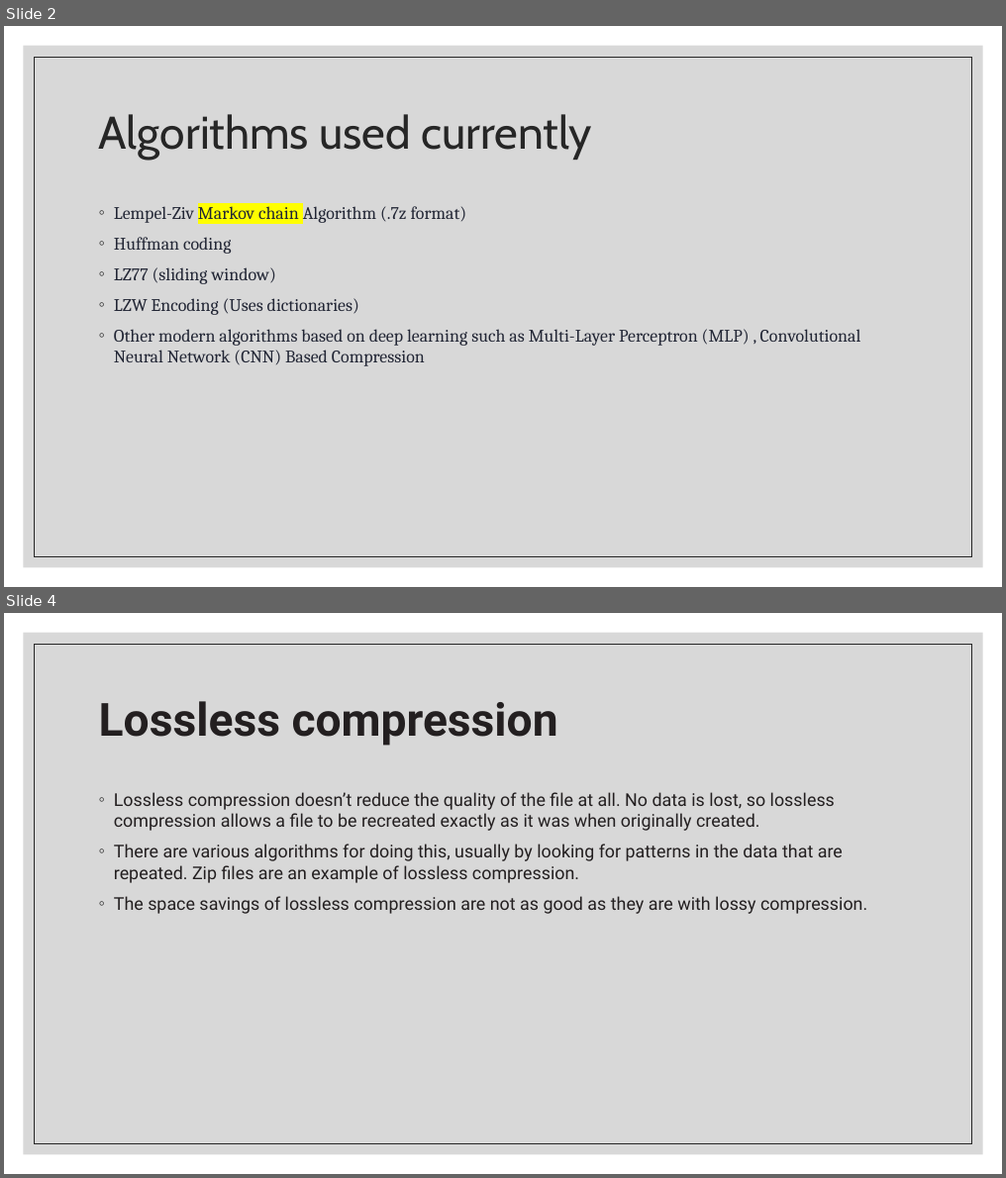
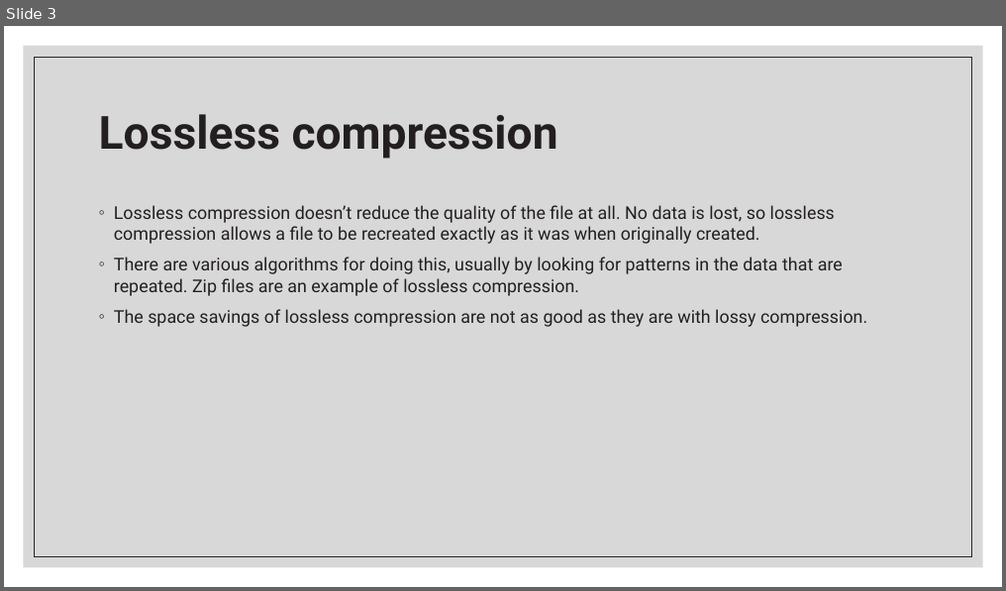
Before and after one commit to light2802/file-compressor, a slide deck: Project PPt.pptx. Shown one above the other, each under a label of ours: slides 2 and 4 before the commit, slide 3 after it; the slides between them are not shown. The pictures are 1006x1178 and 1006x591 pixels, drawn with LibreOffice and Linux fonts; fonts in the diff are those of the drawing. Boxes give left, top, right and bottom in pixels: in the first picture for what was removed or moved away, otherwise in the second. Text is boxed around its words. In the diff, an @@ line names an element or a change of style, - is before the commit and + after.

```diff
--- a/Project PPt.pptx
+++ b/Project PPt.pptx
@@ slide 2 removed at [4, 26, 1002, 587], background #FFFFFF; not listed: 2 template elements that a slide beside it also shows @@
@@ title removed at [99, 114, 592, 160] @@
-Algorithms used currently
@@ text removed at [114, 206, 861, 367] @@
-◦ Lempel-Ziv Markov chain Algorithm (.7z format)
-◦ Huffman coding
-◦ LZ77 (sliding window)
-◦ LZW Encoding (Uses dictionaries)
-◦ Other modern algorithms based on deep learning such as Multi-Layer Perceptron (MLP) , Convolutional Neural Network (CNN) Based Compression
@@ what was slide 4 is now slide 3 @@
```
Also in this commit, not shown: 2 slides changed, 2 slides added, 2 other slides removed, 1 other file.
